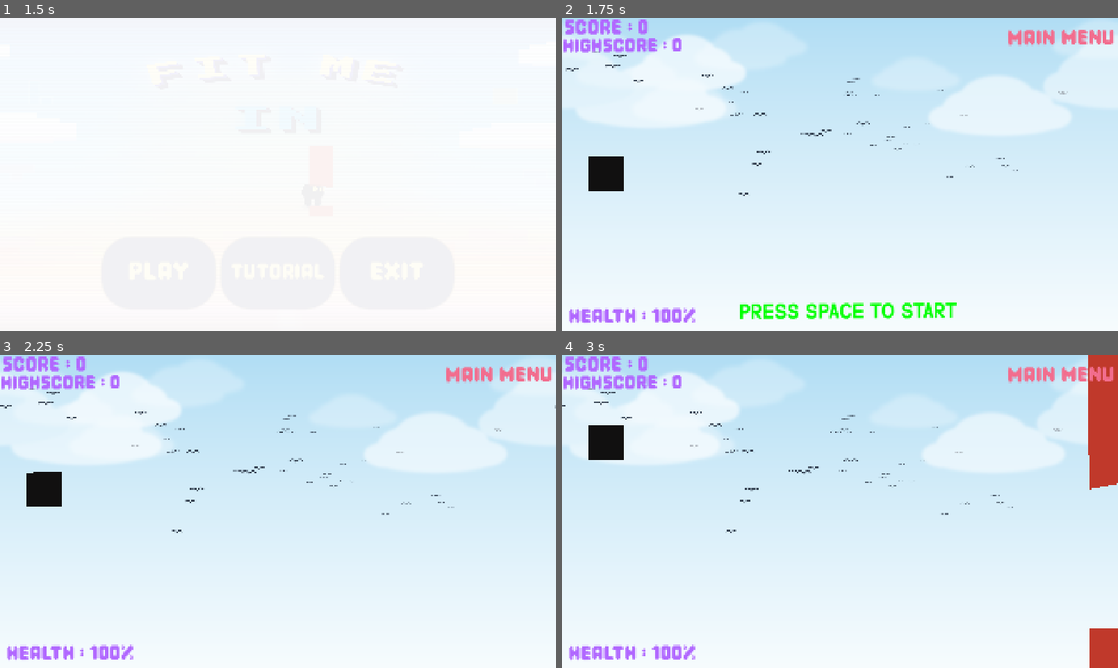
Above: before the commit, frames 1-4 (two rows, left to right).
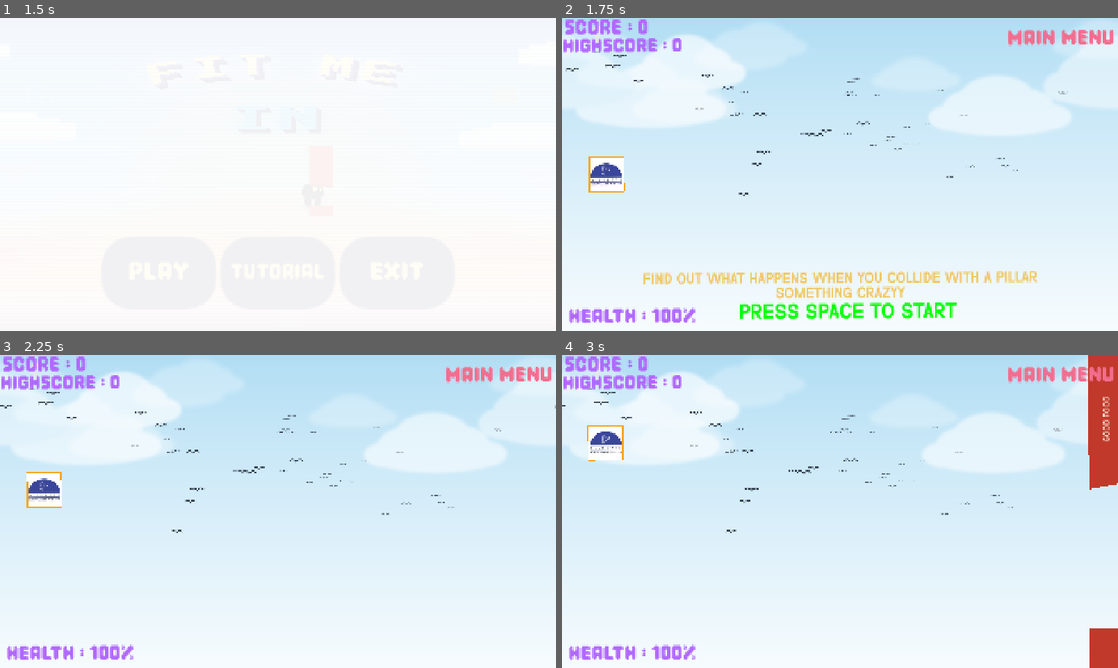
Above: after the commit, the same moments.

Repository: Tech-Boy-Tejas/FIT-ME-IN
Game: Godot game, scene res://scenes/start_screen.tscn
Two runs of this game, one before a commit and one after it. Both use one fixed random seed, a clock stepped at 60 frames per second and the inputs below.
Inputs:
- Up to frame 1 (1.5 s): click "PLAY" at 0.5 s; click "PLAY" at 1.25 s
- Up to frame 2 (1.75 s): no input
- Up to frame 3 (2.25 s): tap Space at 2 s
- Up to frame 4 (3 s): tap Enter (ui_accept) at 2.27, 2.57 s

Frame 1 is identical in both runs. In frame 2, 2.8% of the frame differs, in the area x 4-86%, y 0-90%; in frame 3, 0.8%; in frame 4, 0.9%.

Commit message:
SECOND VERSION GAME COMPLETE

Diff:
--- a/scenes/game_screen.tscn
+++ b/scenes/game_screen.tscn
@@ -151,4 +151,16 @@
 theme_override_styles/focus = SubResource("StyleBoxEmpty_5vo8s")
 text = "MAIN MENU"
 
+[node name="promptMSG" type="Label" parent="." unique_id=1358480056]
+offset_left = 274.2471
+offset_top = 881.4928
+offset_right = 1638.2471
+offset_bottom = 980.4928
+theme_override_colors/font_color = Color(0.9411765, 0.78431374, 0.4, 1)
+theme_override_fonts/font = ExtResource("11_mjl5p")
+theme_override_font_sizes/font_size = 50
+text = "FIND OUT WHAT HAPPENS WHEN YOU COLLIDE WITH A PILLAR
+SOMETHING CRAZYY "
+horizontal_alignment = 1
+
 [connection signal="pressed" from="menuBtn" to="." method="_on_menu_btn_pressed"]
--- a/scripts/blob.gd
+++ b/scripts/blob.gd
@@ -15,12 +15,23 @@
 var alive := true
 
 var _view := Polygon2D.new()
+var _outline = Line2D.new()
 
 var frozen := true
 
 func _ready() -> void:
-	_view.color = Color("111010")
+	_view.color = Color.WHITE
+	_view.texture = preload("res://assets/bluedove_blob_120 (3).png")
+	_view.texture_offset = Vector2(SIZE,SIZE)
+	_view.texture_scale = Vector2.ONE
 	add_child(_view)
+
+	_outline.width = 5.0
+	_outline.default_color = Color("f5a623")
+	_outline.closed = true
+	_outline.joint_mode = Line2D.LINE_JOINT_ROUND
+	add_child(_outline)
+
 	reset()
 
 
@@ -33,7 +44,7 @@
 	vel = 0.0
 	alive = true
 	_view.polygon = poly
-
+	_outline.points = poly if poly.size() >= 3 else PackedVector2Array()
 
 func _physics_process(delta: float) -> void:
 	if frozen or not alive:
@@ -81,6 +92,7 @@
 
 	poly = best
 	_view.polygon = poly
+	_outline.points = poly if poly.size() >= 3 else PackedVector2Array()
 
 	var lost := before - best_area
 	if lost > 1.0:
@@ -95,7 +107,9 @@
 	if p.size() < 3:
 		return 0.0
 	var a := 0.0
-	for i in p.size():
-		var q := p[(i + 1) % p.size()]
-		a += p[i].x * q.y - q.x * p[i].y
+	var g : PackedVector2Array
+	g = p
+	g.append(p[0])
+	for i in g.size() - 1:
+		a += g[i].x * g[i+1].y - g[i].y * g[i+1].x
 	return absf(a) * 0.5
--- a/scripts/game_over_page.gd
+++ b/scripts/game_over_page.gd
@@ -7,10 +7,10 @@
 @onready var fail_msg: Label = $BG/failMSG
 
 const LINES := [
-	"technically you fit",
-	"close enough",
-	"geometry: undefeated",
-	"you left some of yourself behind",
+	"cockroach in your food!",
+	"Mess ka paneer uff :(",
+	#"geometry: undefeated",
+	#"you left some of yourself behind",
 ]
 
 func _ready() -> void:
--- a/scripts/game_screen.gd
+++ b/scripts/game_screen.gd
@@ -24,6 +24,7 @@
 @onready var healthlabel: Label = $Health
 @onready var start_msgLabel: Label = $startMSG
 @onready var menu_btn: Button = $menuBtn
+@onready var prompt_msgLabel: Label = $promptMSG
 
 var started := false
 
@@ -40,6 +41,9 @@
 	healthlabel.text = "HEALTH : 100%"
 	start_msgLabel.text = "PRESS SPACE TO START"
 	start_msgLabel.visible = true
+	prompt_msgLabel.horizontal_alignment = HORIZONTAL_ALIGNMENT_CENTER
+	prompt_msgLabel.text = "FIND OUT WHAT HAPPENS WHEN YOU COLLIDE WITH A PILLAR\nSOMETHING CRAZYY"
+	prompt_msgLabel.visible = true
 
 	sholder.score = 0
 
@@ -73,6 +77,7 @@
 		return
 
 	start_msgLabel.visible = false
+	prompt_msgLabel.visible = false
 	if blob.alive and blob.position.y > 1080:
 		playing = false
 		var tween = create_tween()
--- a/scripts/pillars.gd
+++ b/scripts/pillars.gd
@@ -10,19 +10,23 @@
 
 var _upper := Polygon2D.new()
 var _lower := Polygon2D.new()
-var _upper_col := CollisionPolygon2D.new()
-var _lower_col := CollisionPolygon2D.new()
 
+var _pillarText := Label.new()
 
 func _ready() -> void:
-	var body := StaticBody2D.new()
-	body.add_child(_upper_col)
-	body.add_child(_lower_col)
-	add_child(body)
-
 	for p in [_upper, _lower]:
 		p.color = Color("c0392b")
 		add_child(p)
+
+	_pillarText.text = "GOOD FOOD"
+	_pillarText.add_theme_font_size_override("font_size",26)
+	_pillarText.add_theme_color_override("font_color",Color("f7e7d5"))
+	_pillarText.horizontal_alignment = HORIZONTAL_ALIGNMENT_CENTER
+	_pillarText.vertical_alignment = VERTICAL_ALIGNMENT_CENTER
+	_pillarText.size = Vector2(240,44)
+	_pillarText.pivot_offset = _pillarText.size * 0.5
+	_pillarText.rotation = -PI/2
+	add_child(_pillarText)
 
 
 func shape(screen_h: float, gap_h: float, slant: float) -> void:
@@ -47,10 +51,19 @@
 
 	_upper.polygon = upper_poly
 	_lower.polygon = lower_poly
-	_upper_col.polygon = upper_poly
-	_lower_col.polygon = lower_poly
 	passed = false
 
+	var upper_h := (lt + rt)*0.5
+	var lower_h := screen_h - (lb + rb) * 0.5
+
+	var mid : float
+	if upper_h >= lower_h:
+		mid = upper_h * 0.5
+	else :
+		mid = (lb + rb) * 0.5 + lower_h * 0.5
+
+	_pillarText.position = Vector2(WIDTH * 0.5, mid) - _pillarText.pivot_offset
+	_pillarText.visible = maxf(upper_h,lower_h) > 380.0
 
 func overlaps_x(lo: float, hi: float) -> bool:
 	var left := global_position.x
Binary file added: assets/bluedoveLOGO.png
Not shown, added: assets/bluedoveLOGO.png.import
Binary file added: assets/bluedove_blob_120 (3).png
Not shown, added: assets/bluedove_blob_120 (3).png.import
Not shown, added: export_presets.cfg
